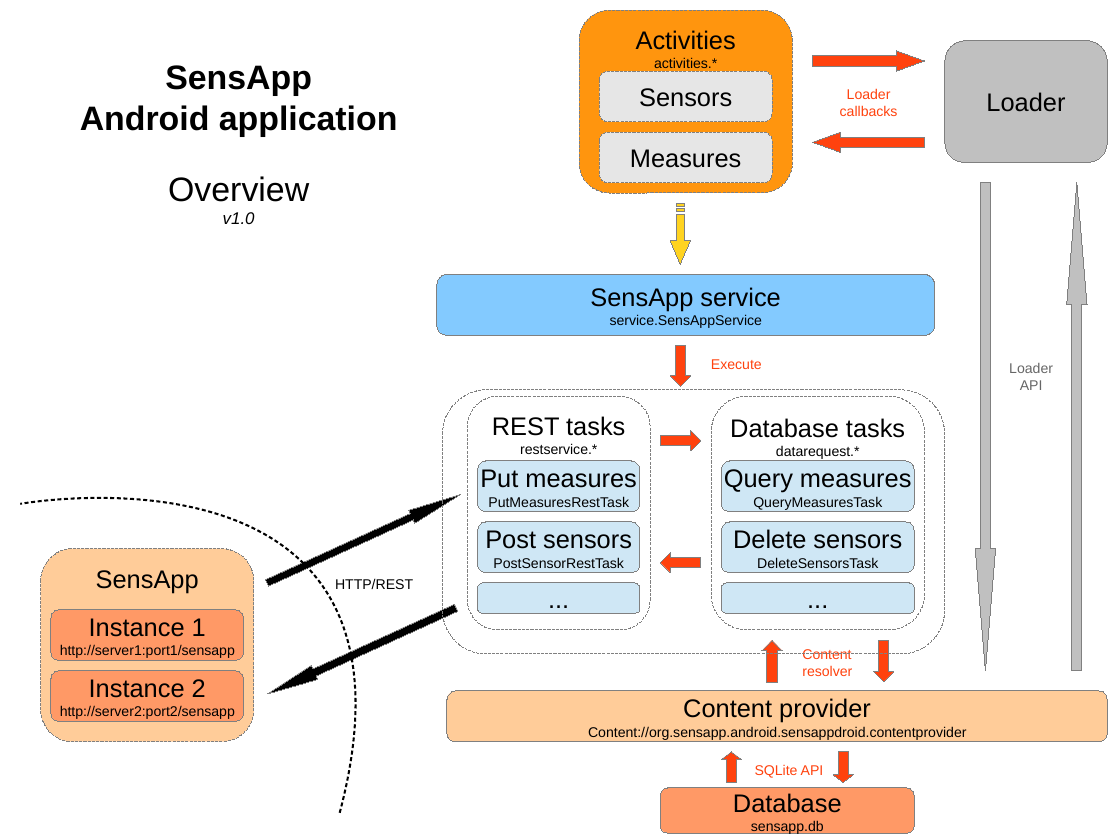
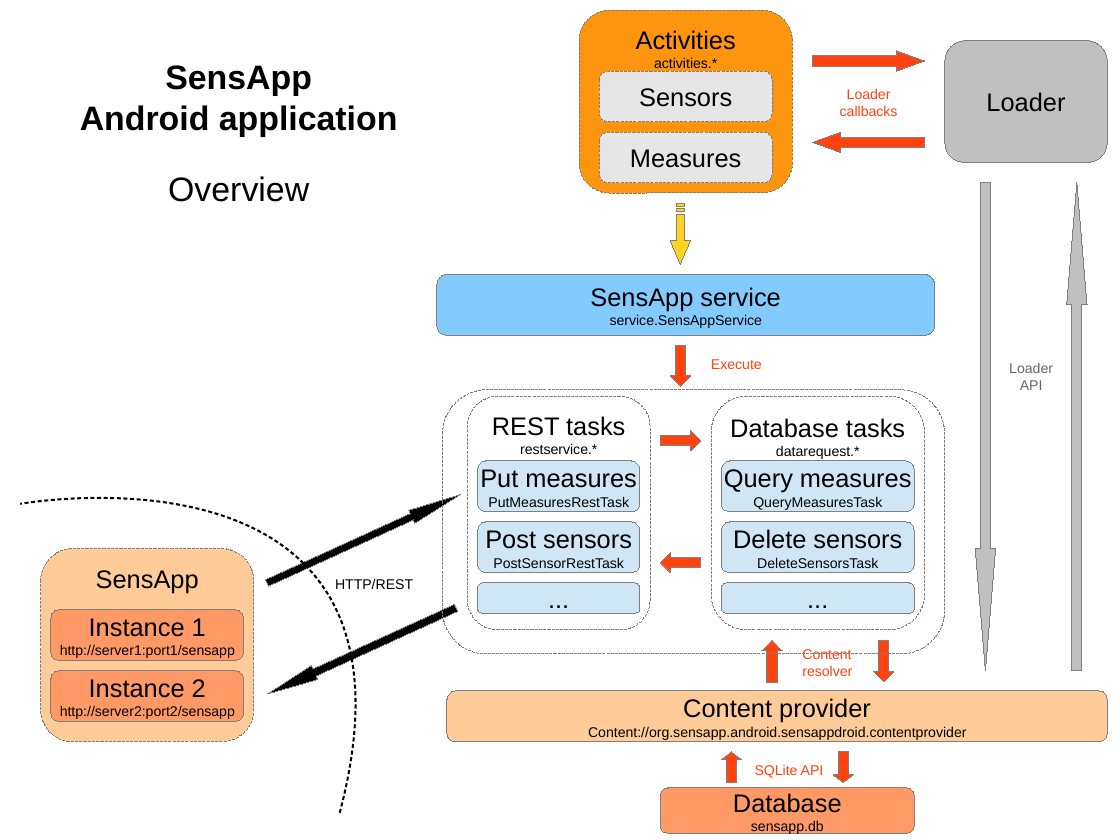
Before and after one commit to SINTEF-9012/sensapp-android, a slide deck: slide 1 of doc/sensapp_overview.odp. Drawn at 1120x840 pixels with LibreOffice and Linux fonts; fonts in the diff are those of the drawing. Boxes give left, top, right and bottom in pixels: in the first picture for what was removed or moved away, otherwise in the second. Text is boxed around its words. In the diff, an @@ line names an element or a change of style, - is before the commit and + after.

```diff
--- a/doc/sensapp_overview.odp
+++ b/doc/sensapp_overview.odp
@@ text at <box>223,212,255,224</box>: paragraph removed @@
-v1.0
```
Also in this commit, not shown: 1 other slide changed.
